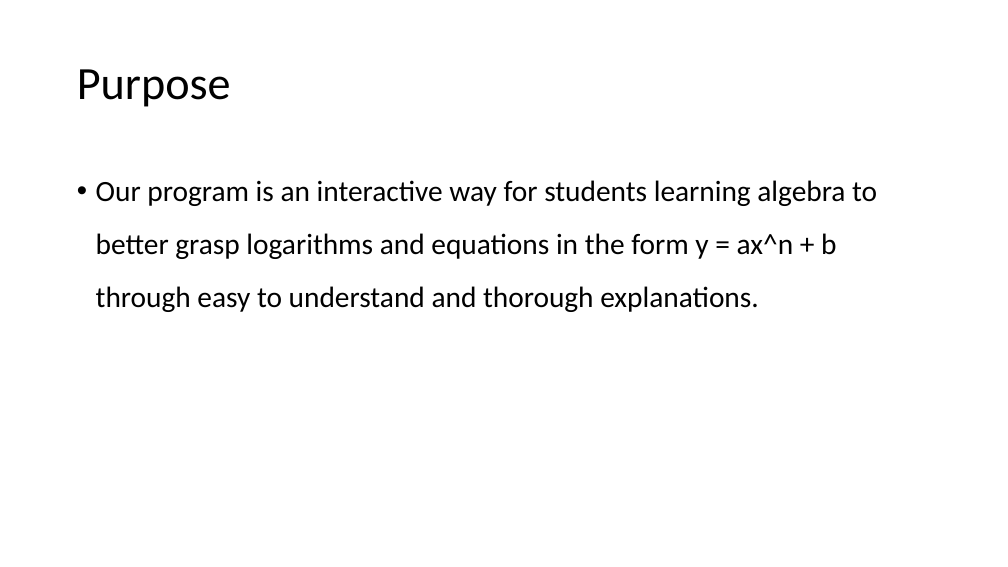
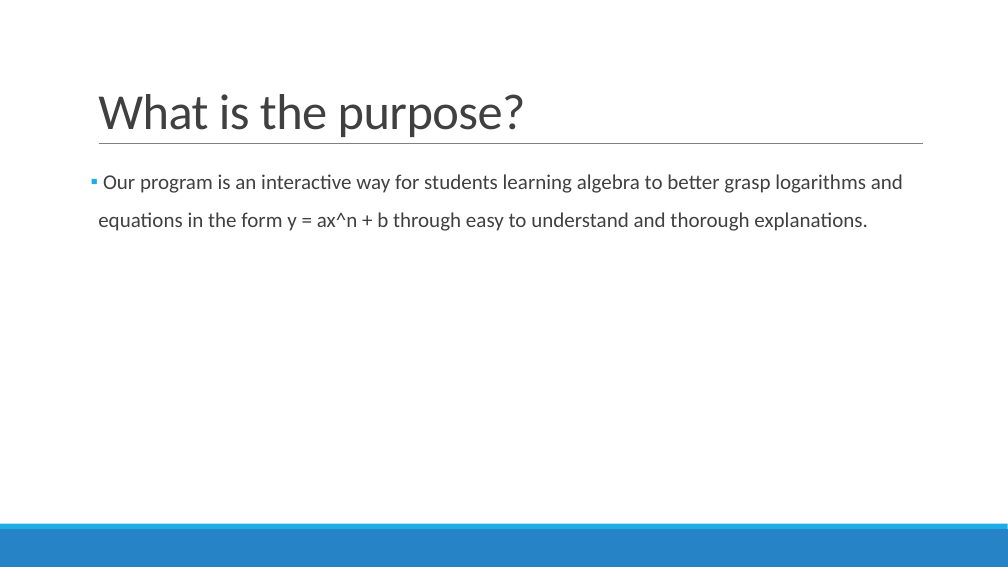
Before and after one commit to jaloaguero/GeometricSeriesProgram, a slide deck: slide 2 of TAMUhackpresentation.pptx. Drawn at 1008x567 pixels with LibreOffice and Linux fonts; fonts in the diff are those of the drawing. Boxes give left, top, right and bottom in pixels: in the first picture for what was removed or moved away, otherwise in the second. Text is boxed around its words. In the diff, an @@ line names an element or a change of style, - is before the commit and + after.

```diff
--- a/TAMUhackpresentation.pptx
+++ b/TAMUhackpresentation.pptx
@@ title "What is the purpose?" at (98,94,526,137): vertical alignment middle to bottom @@
@@ title at (98,94,526,137): text changed; size 44 to 48 pt; text colour #000000 to #404040 @@
-Purpose
+What is the purpose?
@@ line added from (99, 144) to (923, 144), #808080 0.5 pt @@
@@ text "Our program is an interactive ..." at (98,174,903,231): size 28 to 20 pt, text colour #000000 to #404040; bullet • to ▪; more space between paragraphs @@
@@ rectangle added at (0,529,1008,567), fill #2683C6 @@
@@ rectangle added at (0,524,1008,529), fill #1CADE4 @@
```
Also in this commit, not shown: 4 other slides changed, 1 slide added.
